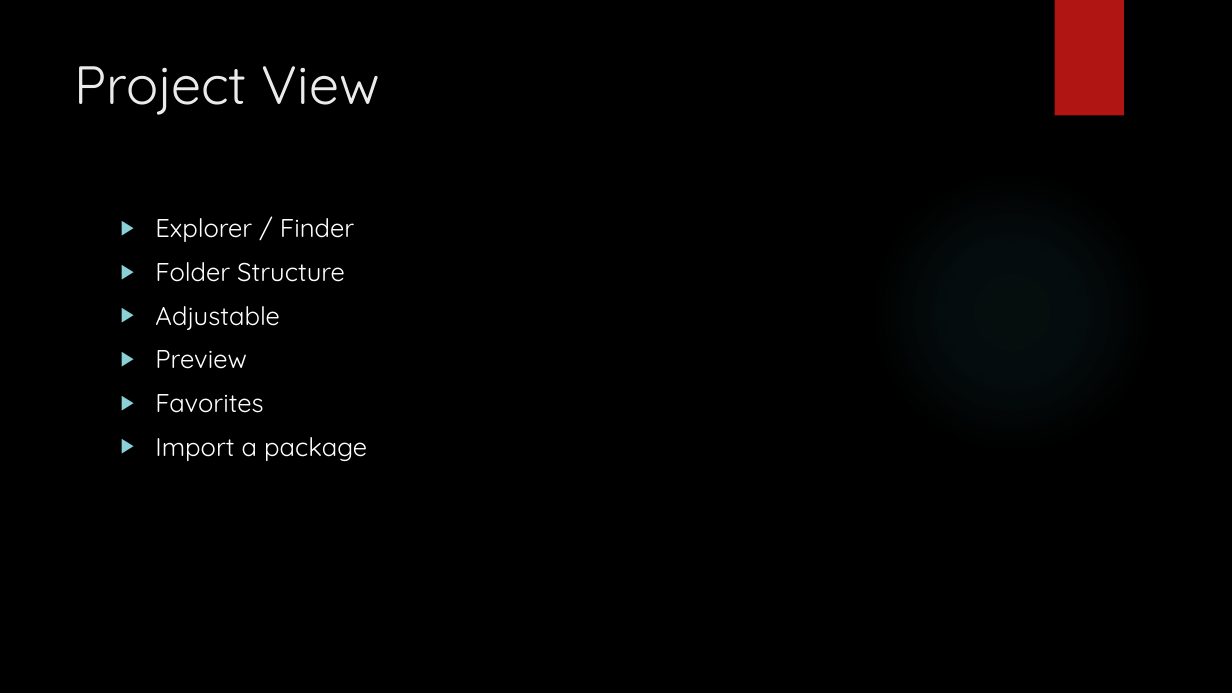
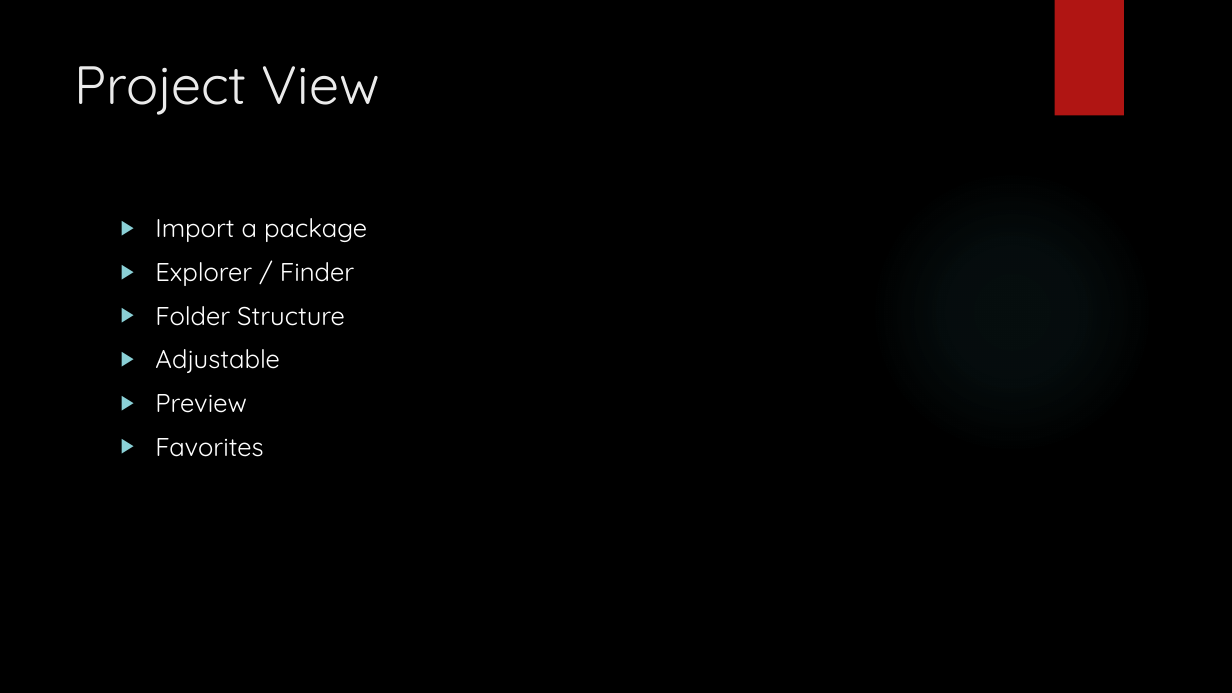
Before and after one commit to jweimann/Demos, a slide deck: slide 6 of Presentations/Intro to Unity.pptx. Drawn at 1232x693 pixels with LibreOffice and Linux fonts; fonts in the diff are those of the drawing; background and template pictures are left out. Boxes give left, top, right and bottom in pixels: in the first picture for what was removed or moved away, otherwise in the second. Text is boxed around its words. In the diff, an @@ line names an element or a change of style, - is before the commit and + after.

```diff
--- a/Presentations/Intro to Unity.pptx
+++ b/Presentations/Intro to Unity.pptx
@@ text at [155,218,367,242]: paragraph added @@
+▶ Import a package
@@ text at [155,437,367,461]: paragraph removed @@
-▶ Import a package
```
Also in this commit, not shown: 5 other slides changed.
